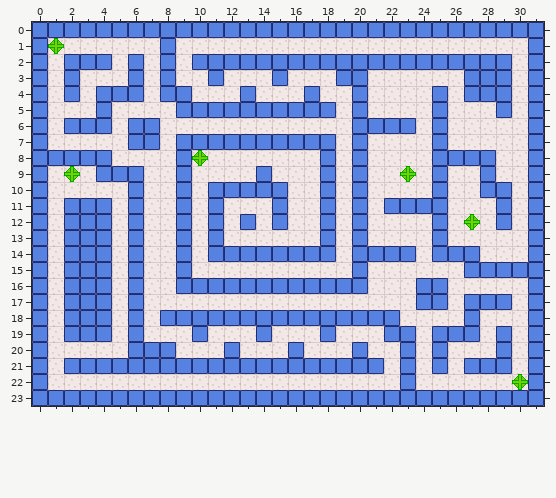
Two versions of a level (Tiled map, KeepAssault/Resources/Images/Tiles/test_tilemap.tmx). That is the earlier state.
Cells are 16x16 px. Shown: x 0..31, y 0..23.
The same view after the edit:
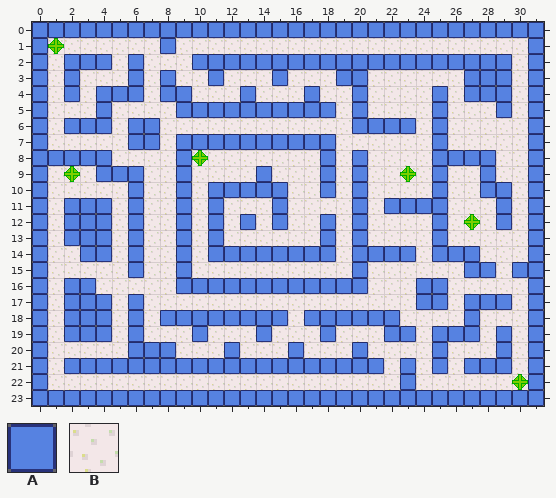
Key: from "tileset": A 0, B 1.
_ is an empty cell.
Message: Break up test tilemap layout.
The exact change:
Layer "structure":
Tile A gives way to tile B in row 2 at x 8; in row 7 at x 20; in row 11 at x 18; in row 14 at x 2; in row 15 at x 2 to 4 and 29; in row 16 at x 4 and 6.
Tile A gives way to tile B in row 18 at x 16; in row 20 at x 23.
Where, in picture pixels (left, top, right, bottom), the same in both pictures:
changed: (160, 54, 176, 70)
changed: (352, 134, 368, 150)
changed: (320, 198, 336, 214)
changed: (64, 246, 112, 294)
changed: (496, 262, 512, 278)
changed: (128, 278, 144, 294)
changed: (288, 310, 304, 326)
changed: (400, 342, 416, 358)
